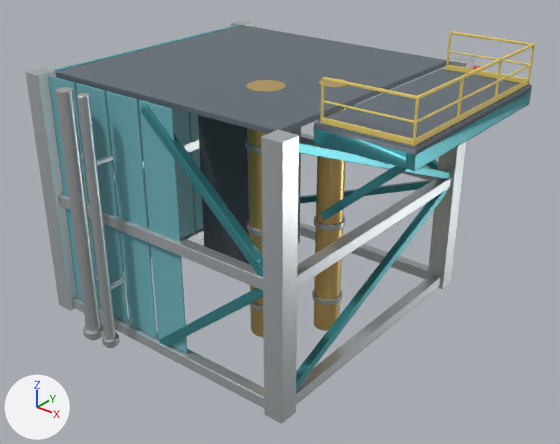
The FBX model unity/MissionForge/Assets/MissionForge/Art/Environment/LaunchPad/Models/Hero/hero_tower_segment_a.fbx as it was, and as the next commit left it.
Camera for both pictures: a 50 mm camera at (15.01, -17.64, 13.96) aimed at (1.5, -0.76, 3.49). The axes (+X, +Y, +Z) are drawn at lower left. The lights are the same throughout. The picture after the commit comes second. Vertices at exactly the same position are counted once.

Objects in the first picture: 'hero_tower_segment_a'.
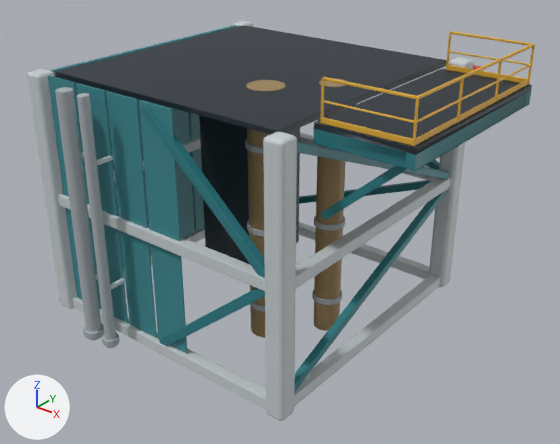
Pixel boxes (x1, y1, x2, y2) of what changed, in the pictures (560 x 444 px):
'hero_tower_segment_a', reshaped
    before: (25, 20, 535, 424)
    after: (27, 21, 535, 421)
part 1 of me_hero_tower_segment_a_001, rebuilt
    before: (25, 68, 77, 311)
    after: (27, 69, 77, 309)
part 2 of me_hero_tower_segment_a_001, rebuilt
    before: (428, 56, 475, 289)
    after: (429, 57, 474, 287)
part 3 of me_hero_tower_segment_a_001, rebuilt
    before: (198, 115, 301, 264)
    after: (199, 115, 300, 264)
part 4 of me_hero_tower_segment_a_001, rebuilt (10% narrower)
    before: (261, 130, 299, 424)
    after: (263, 132, 297, 421)
part 5 of me_hero_tower_segment_a_001, rebuilt
    before: (231, 20, 254, 27)
    after: (232, 21, 253, 27)

Patch to the scene script:
```diff
--- a/unity/MissionForge/Assets/MissionForge/Art/Environment/LaunchPad/Models/Hero/hero_tower_segment_a.fbx.py
+++ b/unity/MissionForge/Assets/MissionForge/Art/Environment/LaunchPad/Models/Hero/hero_tower_segment_a.fbx.py
@@ img_hero_atlas_albedo_png @@
+img_hero_atlas_albedo_png = load_image('Hero_atlas_albedo.png', '../../Textures/Hero_atlas_albedo.png', 64, 64, 'sRGB')
@@ mat_hero_atlas @@
+mat_hero_atlas = principled_material('hero_atlas')
+mat_hero_atlas.texture = img_hero_atlas_albedo_png
@@ me_hero_tower_segment_a_001 @@
 # used by ob_hero_tower_segment_a; location = (0.0, 0.0, 0.0); rotation_euler = (1.571, 0.0, 0.0), in degrees (90, 0, 0)
-me_hero_tower_segment_a_001.from_pydata(...)  # 4343 vertices, 4065 faces; spans x -4.81..7.32, y 0.0..9.11, z -5.0..5.58
-me_hero_tower_segment_a_001.materials.append(mat_hero_white)  # light grey #ced4d7
-me_hero_tower_segment_a_001.materials.append(mat_hero_teal)  # cyan #50a6ad
-me_hero_tower_segment_a_001.materials.append(mat_hero_clad)  # cyan #6fb3bc
-me_hero_tower_segment_a_001.materials.append(mat_hero_core)  # beige #e1bf76
-me_hero_tower_segment_a_001.materials.append(mat_hero_rail)  # yellow #edd36c
-me_hero_tower_segment_a_001.materials.append(mat_hero_pipe)  # light grey #c4c7c8
-me_hero_tower_segment_a_001.materials.append(mat_hero_dark)  # dark grey #596169
-me_hero_tower_segment_a_001.materials.append(mat_grating)  # greyish blue #616c76
-me_hero_tower_segment_a_001.materials.append(mat_lamp)  # pale yellow #fff3da, glowing beige #ffedcb
-me_hero_tower_segment_a_001.materials.append(mat_warning_red)  # red #f35950
+me_hero_tower_segment_a_001.from_pydata(...)  # 4543 vertices, 8838 faces; spans x -4.81..7.32, y 0.0..9.11, z -5.0..5.58
+# me_hero_tower_segment_a_001 part 1: the loose piece of 56 vertices spanning x -4.81..-4.19, y 0.0..8.0, z 4.19..4.81 is rebuilt with 96 vertices and now spans x -4.81..-4.19, y 0.0..8.0, z 4.19..4.81, in mat_hero_atlas (picture img_hero_atlas_albedo_png)
+# me_hero_tower_segment_a_001 part 2: the loose piece of 56 vertices spanning x 4.19..4.81, y 0.0..8.0, z -4.81..-4.19 is rebuilt with 96 vertices and now spans x 4.19..4.81, y 0.0..8.0, z -4.81..-4.19, in mat_hero_atlas (picture img_hero_atlas_albedo_png)
+# me_hero_tower_segment_a_001 part 3: the loose piece of 56 vertices spanning x -3.4..-1.0, y 0.2..7.8, z -3.6..-0.8 is rebuilt with 96 vertices and now spans x -3.4..-1.0, y 0.2..7.8, z -3.6..-0.8, in mat_hero_atlas (picture img_hero_atlas_albedo_png)
+# me_hero_tower_segment_a_001 part 4: the loose piece of 56 vertices spanning x 4.19..4.81, y 0.0..8.0, z 4.19..4.81 is rebuilt with 96 vertices and now spans x 4.19..4.81, y 0.0..8.0, z 4.19..4.81, in mat_hero_atlas (picture img_hero_atlas_albedo_png)
+# me_hero_tower_segment_a_001 part 5: the loose piece of 56 vertices spanning x -4.81..-4.19, y 0.0..8.0, z -4.81..-4.19 is rebuilt with 96 vertices and now spans x -4.81..-4.19, y 0.0..8.0, z -4.81..-4.19, in mat_hero_atlas (picture img_hero_atlas_albedo_png)
+me_hero_tower_segment_a_001.materials.append(mat_hero_atlas)  # picture img_hero_atlas_albedo_png
```
